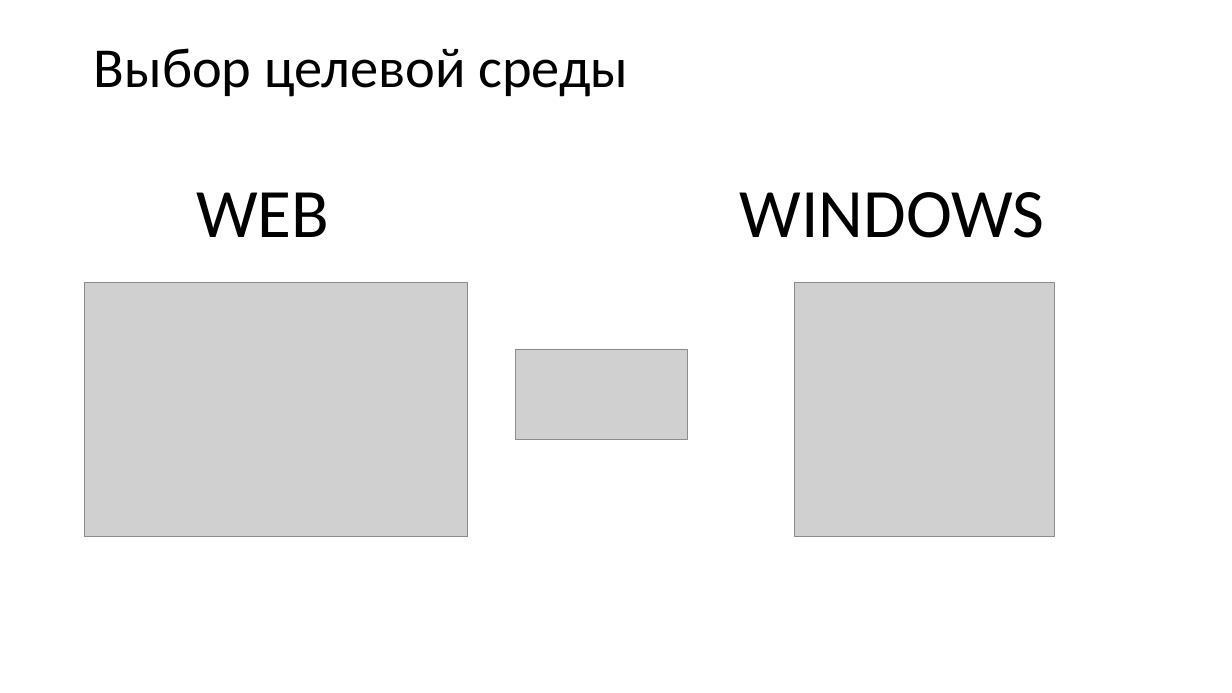
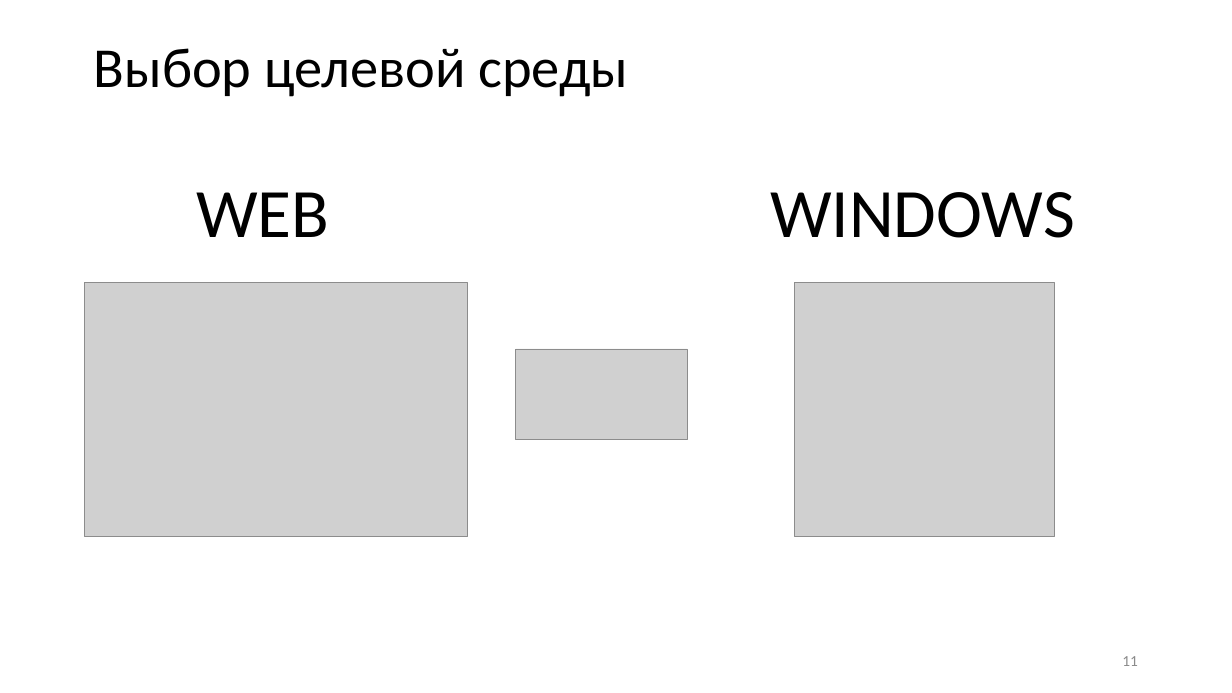
Before and after one commit to Art-Fedorov/diplom.local, a slide deck: slide 11 of Диплом/ДИПЛОМ.pptx. Drawn at 1232x693 pixels with LibreOffice and Linux fonts; fonts in the diff are those of the drawing; grey boxes stand for pictures. Boxes give left, top, right and bottom in pixels: in the first picture for what was removed or moved away, otherwise in the second. Text is boxed around its words. In the diff, an @@ line names an element or a change of style, - is before the commit and + after.

```diff
--- a/Диплом/ДИПЛОМ.pptx
+++ b/Диплом/ДИПЛОМ.pptx
@@ text "WINDOWS": place and size @@
-text "WINDOWS" at (740,192,1045,238)
+text "WINDOWS" at (770,192,1075,238)
@@ page number added at (1122,656,1138,666), 12 pt, text #8C8C8C @@
+11
```
Also in this commit, not shown: 11 other slides changed, 4 other files.
